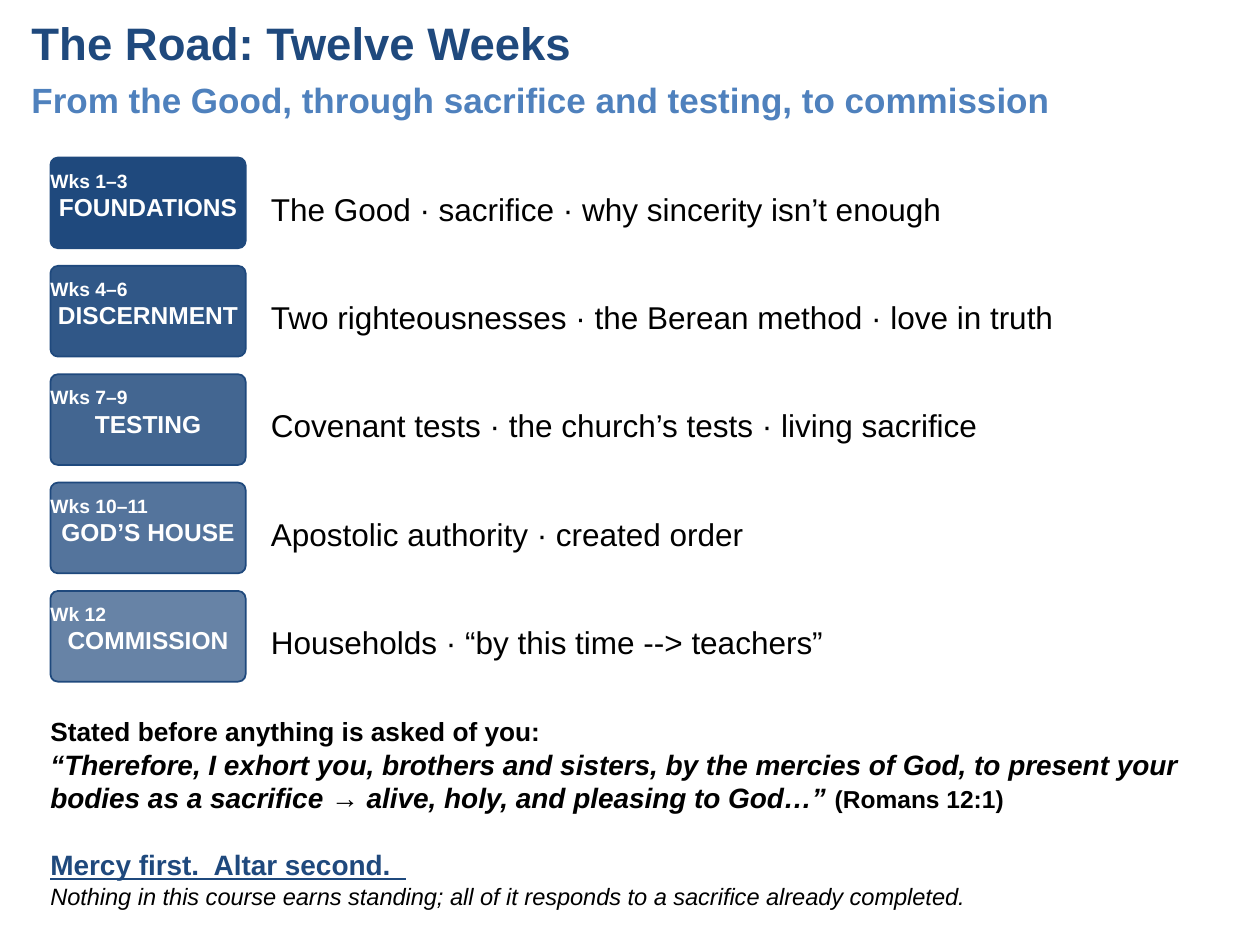
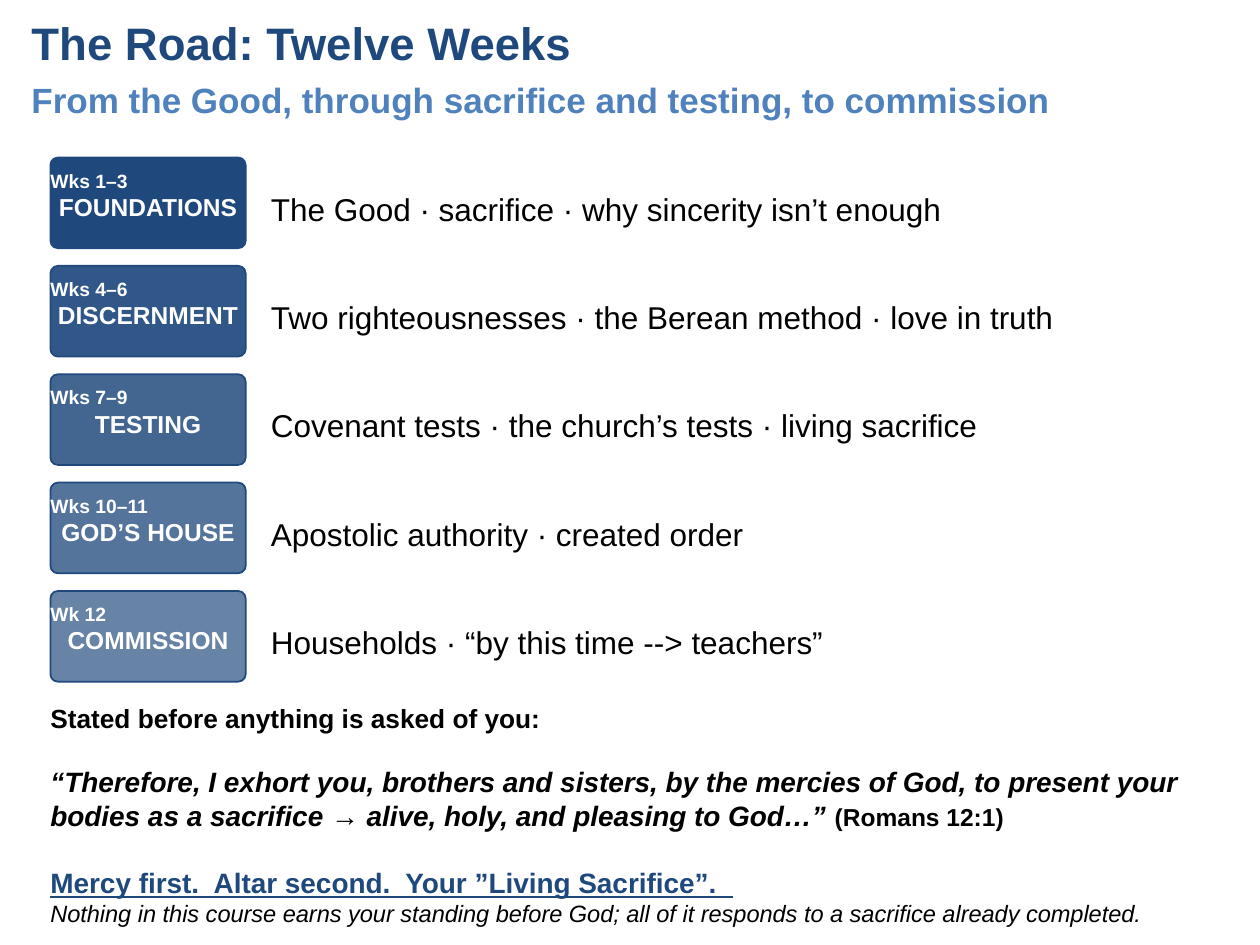
Before and after one commit to UsefulEngines/EvangelismPublic, a slide deck: slide 8 of 2026-Q4/02-PurposeOfTheGood/Week02-PurposeOfTheGood.pptx. Drawn at 1260x945 pixels with LibreOffice and Linux fonts; fonts in the diff are those of the drawing. Boxes give left, top, right and bottom in pixels: in the first picture for what was removed or moved away, otherwise in the second. Text is boxed around its words. In the diff, an @@ line names an element or a change of style, - is before the commit and + after.

```diff
--- a/2026-Q4/02-PurposeOfTheGood/Week02-PurposeOfTheGood.pptx
+++ b/2026-Q4/02-PurposeOfTheGood/Week02-PurposeOfTheGood.pptx
@@ text at <box>50,709,1177,927</box>: text changed @@
-Stated before anything is asked of you:
-“Therefore, I exhort you, brothers and sisters, by the mercies of God, to present your bodies as a sacrifice → alive, holy, and pleasing to God…” (Romans 12:1)
-Mercy first. Altar second.
-Nothing in this course earns standing; all of it responds to a sacrifice already completed.
+Stated before anything is asked of you:
+“Therefore, I exhort you, brothers and sisters, by the mercies of God, to present your bodies as a sacrifice → alive, holy, and pleasing to God…” (Romans 12:1)
+Mercy first. Altar second. Your ”Living Sacrifice”.
+Nothing in this course earns your standing before God; all of it responds to a sacrifice already completed.
```
Also in this commit, not shown: 2 other slides changed, 1 slide removed, 2 other files.
